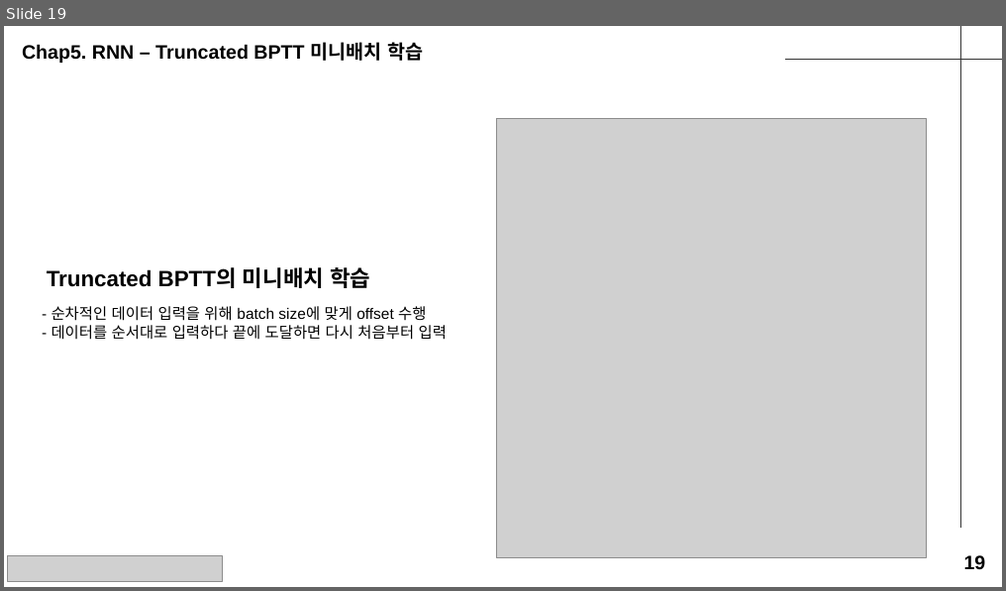
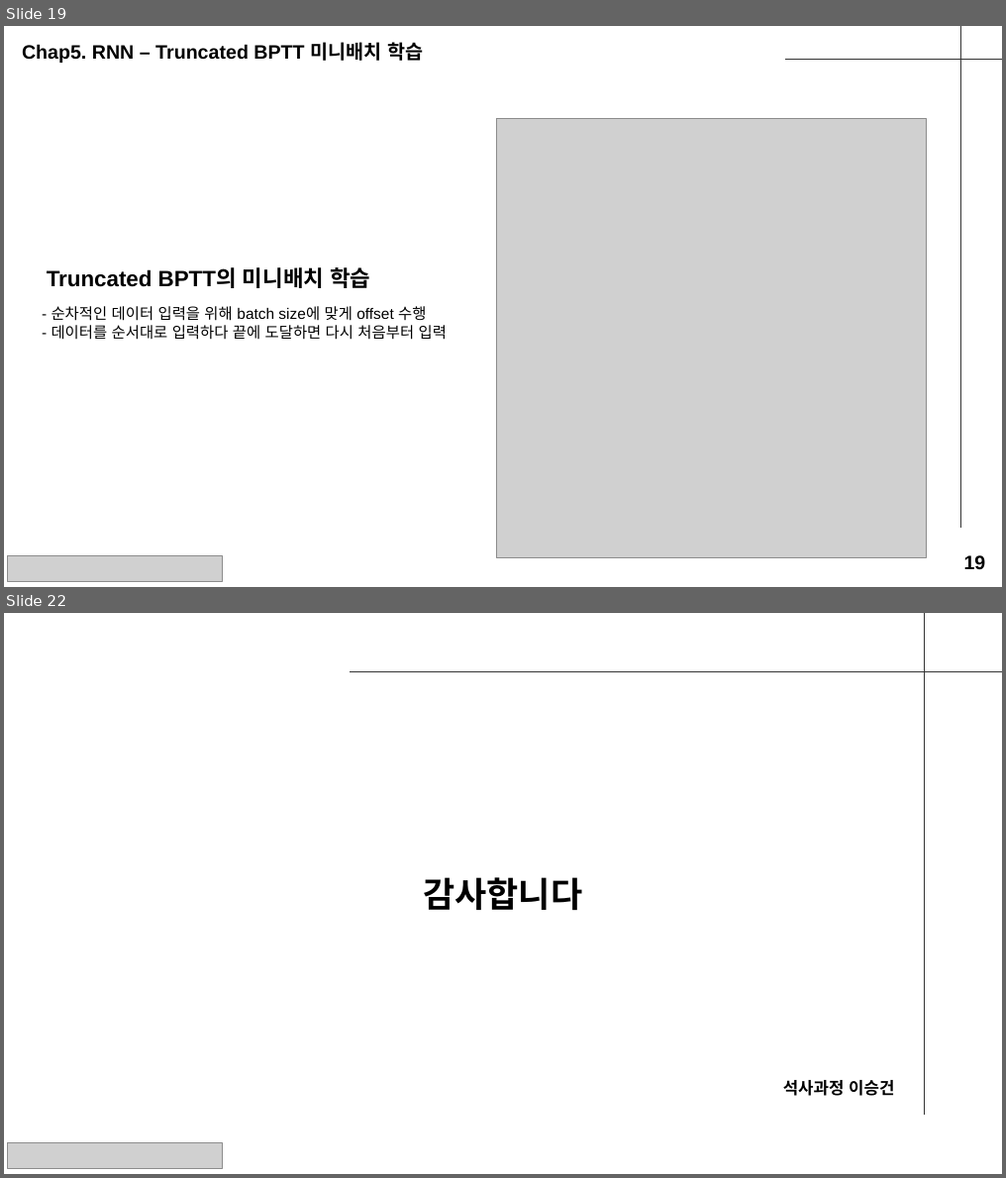
Before and after one commit to seungdeng/Deep-Learning-from-Scratch, a slide deck: study/발표자료/20250220_밑딥2_이승건_chap234발표자료.pptx. Shown one above the other, each under a label of ours: slide 19 before the commit, slides 19 and 22 after it; the slides between them are not shown. The pictures are 1006x591 and 1006x1178 pixels, drawn with LibreOffice and Linux fonts; fonts in the diff are those of the drawing; grey boxes stand for pictures. Boxes give left, top, right and bottom in pixels: in the first picture for what was removed or moved away, otherwise in the second. Text is boxed around its words. In the diff, an @@ line names an element or a change of style, - is before the commit and + after.

```diff
--- a/study/발표자료/20250220_밑딥2_이승건_chap234발표자료.pptx
+++ b/study/발표자료/20250220_밑딥2_이승건_chap234발표자료.pptx
@@ slide 22 added at <box>4,613,1002,1174</box>, background #FFFFFF @@
@@ line added from (924, 1115) to (924, 613), #333333 0.75 pt @@
@@ line added from (350, 671) to (1002, 671), #333333 0.75 pt @@
@@ text added at <box>424,877,583,910</box>, 25 pt, text #000000, bold @@
+감사합니다
@@ text added at <box>783,1080,894,1096</box>, 12 pt, text #000000, bold @@
+석사과정 이승건
@@ picture added at <box>8,1144,222,1168</box> @@
```
Also in this commit, not shown: 2 slides changed, 1 other slide added, 3 slides removed.
